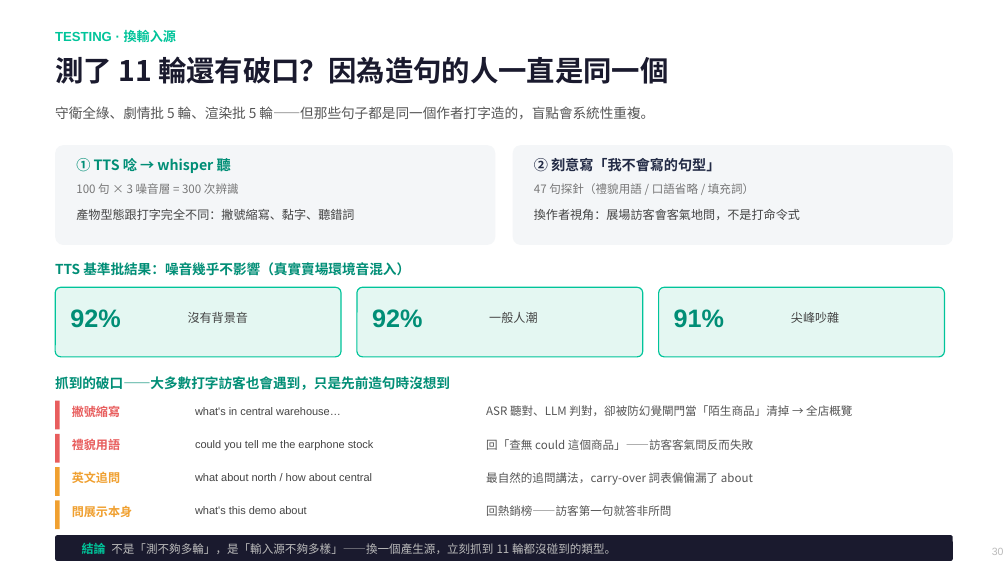
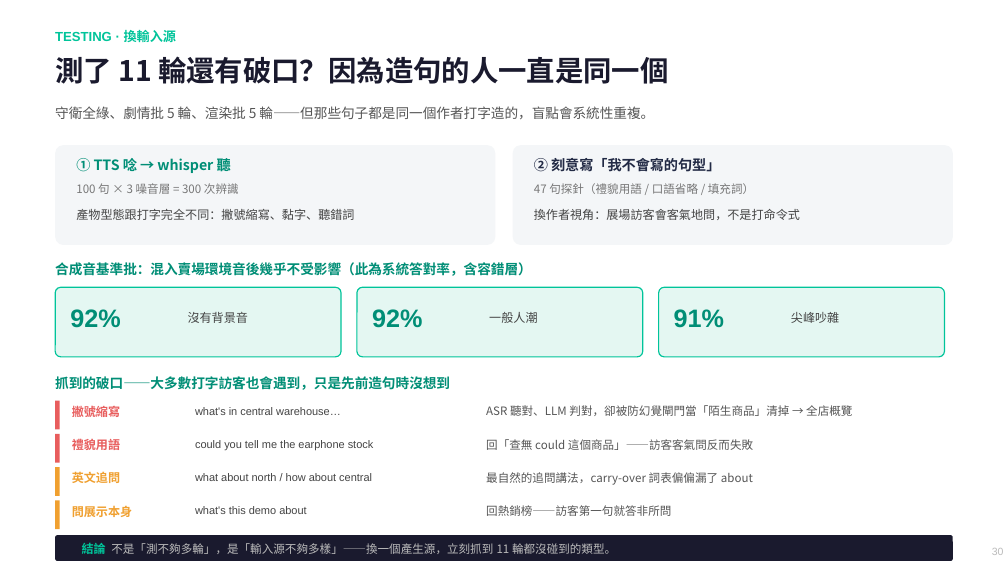
Before and after one commit to chunyen627-afk/warehouse-v2-agent, a slide deck: slide 30 of 倉管Agent_專案簡報.pptx. Drawn at 1008x567 pixels with LibreOffice and Linux fonts; fonts in the diff are those of the drawing. Boxes give left, top, right and bottom in pixels: in the first picture for what was removed or moved away, otherwise in the second. Text is boxed around its words. In the diff, an @@ line names an element or a change of style, - is before the commit and + after.

Commit message:
真人實測頁數字統一（user 校對抓到三重不一致）
原本三格混用了三種條件，並排沒有比較意義：
  合成音 92

```diff
--- a/倉管Agent_專案簡報.pptx
+++ b/倉管Agent_專案簡報.pptx
@@ text at (x1=55, y1=262, x2=532, y2=276): text changed @@
-TTS 基準批結果：噪音幾乎不影響（真實賣場環境音混入）
+合成音基準批：混入賣場環境音後幾乎不受影響（此為系統答對率，含容錯層）
```
Also in this commit, not shown: 1 other slide changed, 1 other file.
